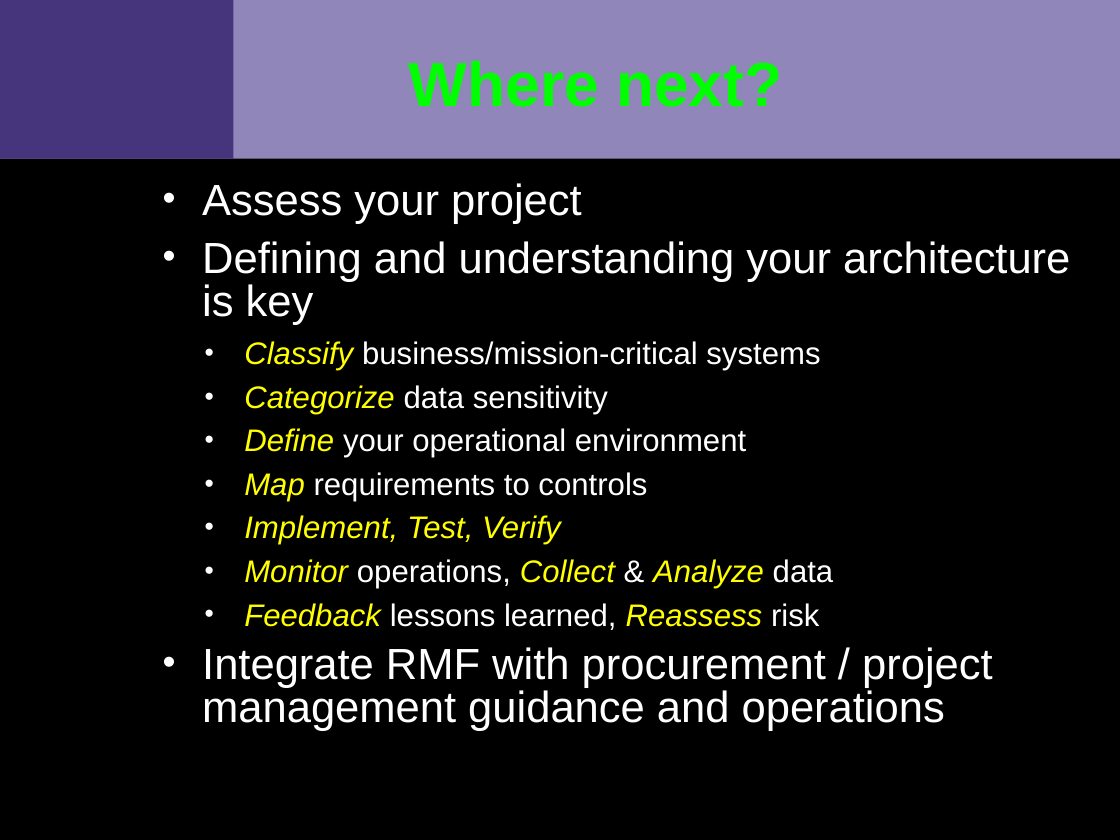
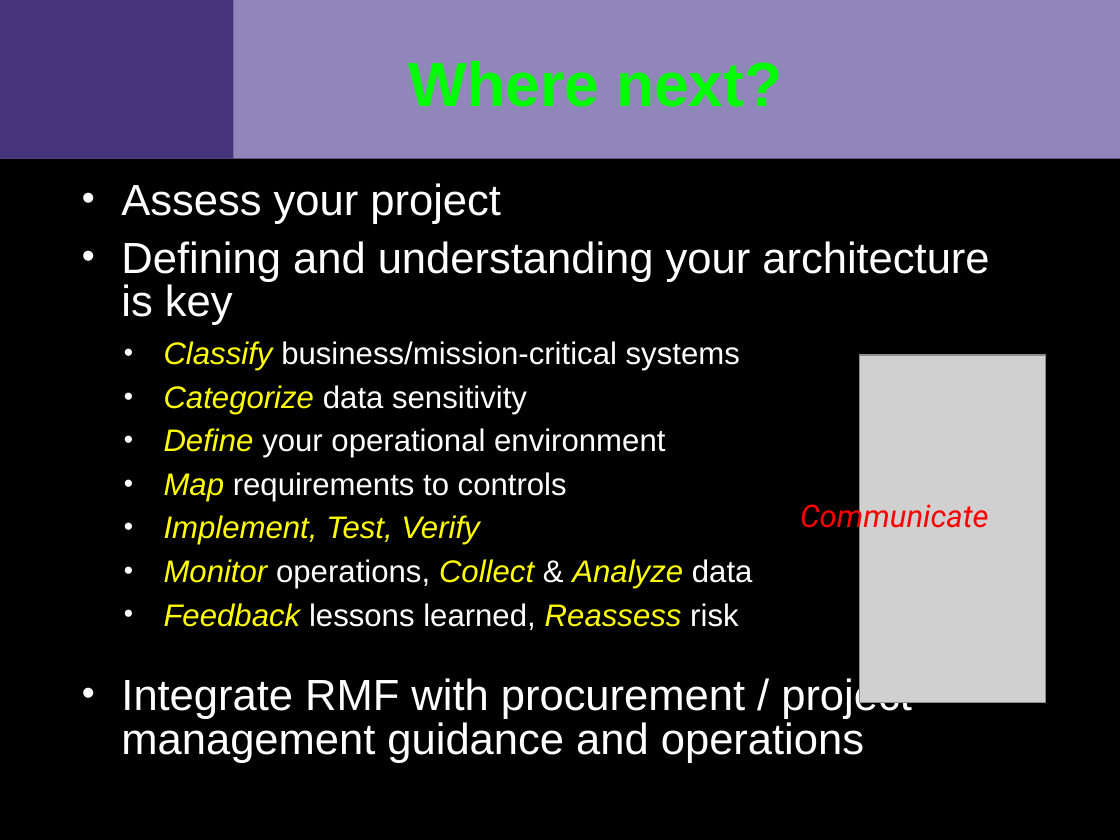
Before and after one commit to VCTLabs/elc2015-presentations, a slide deck: slide 17 of security_IoT/security_assessment_slides.odp. Drawn at 1120x840 pixels with LibreOffice and Linux fonts; fonts in the diff are those of the drawing; grey boxes stand for pictures; background and template pictures are left out. Boxes give left, top, right and bottom in pixels: in the first picture for what was removed or moved away, otherwise in the second. Text is boxed around its words. In the diff, an @@ line names an element or a change of style, - is before the commit and + after.

```diff
--- a/security_IoT/security_assessment_slides.odp
+++ b/security_IoT/security_assessment_slides.odp
@@ text "Assess your project" rewrapped from <box>202,183,1070,731</box> to <box>121,183,989,763</box> @@
@@ picture added at <box>860,355,1045,702</box> @@
@@ text added at <box>800,499,989,535</box>, 20 pt, text #FF0000, italic @@
+Communicate
```
Also in this commit, not shown: 1 other slide changed, 1 other file.
